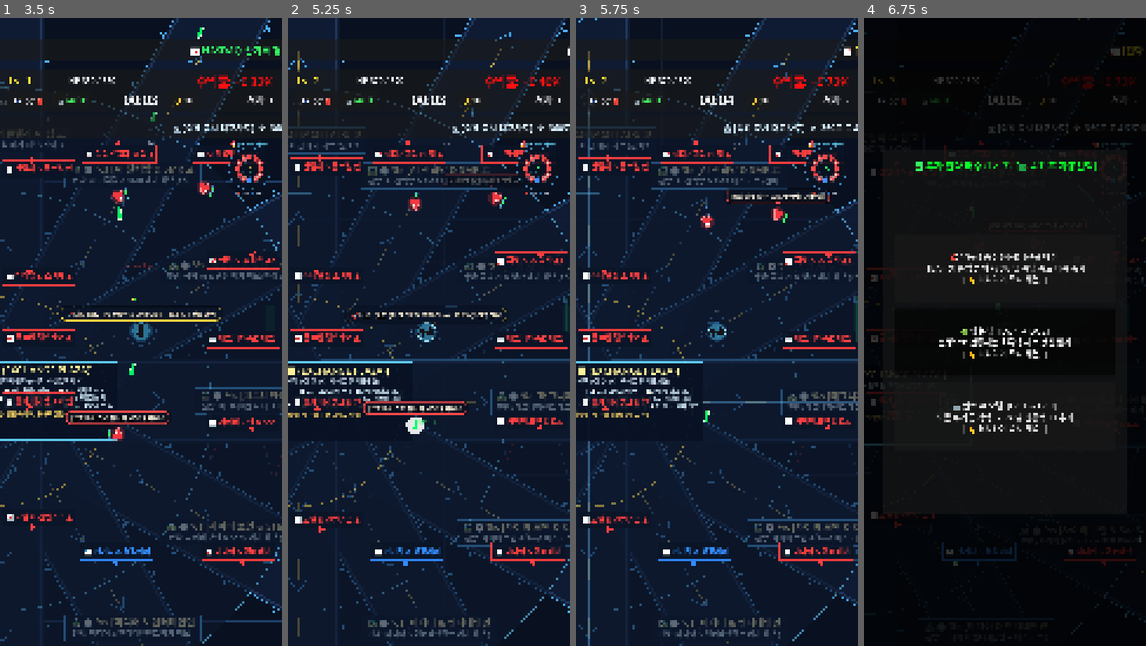
Above: before the commit, frames 1-4 (left to right).
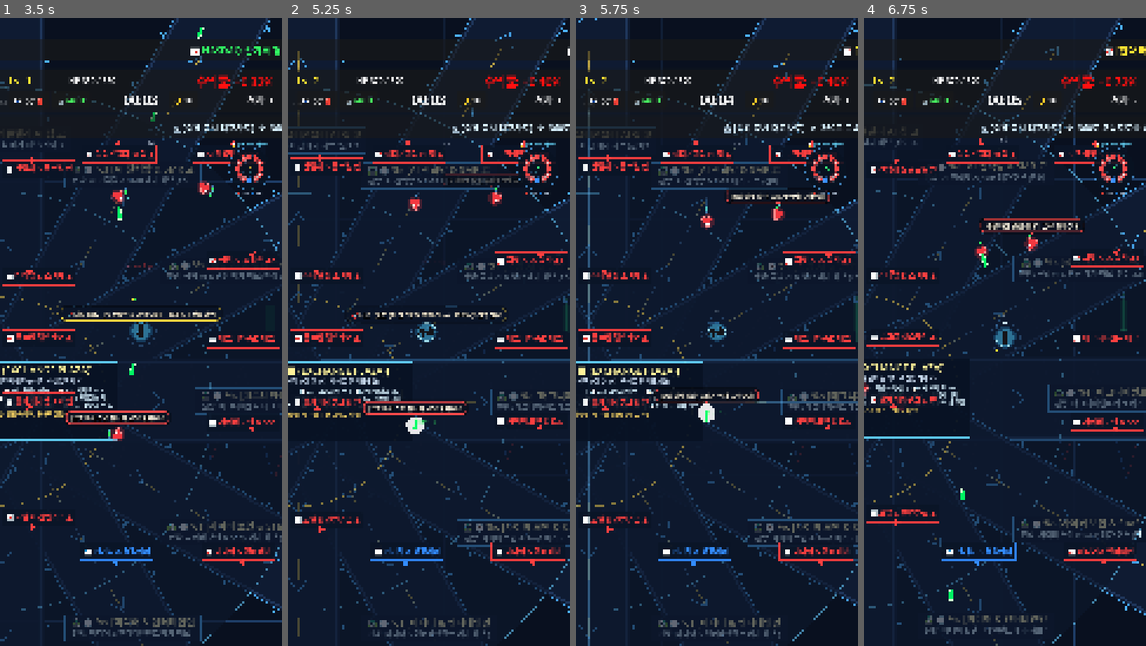
Above: after the commit, the same moments.

Repository: gamcatch/stock-rpg
Game: Godot game, scene res://scenes/main.tscn
Same seed, same stepped clock (60 frames per second), same inputs: the game is played once before the commit and once after it.
Inputs (mouse positions are in pixels of both pictures, inside the frame that each line leads up to):
- Up to frame 1 (3.5 s): move the mouse to (203, 300) at 0.52 s; hold D (move_right) 0.53-1.25 s; click (203, 300) at 0.67 s; drag from (84, 363) to (149, 332) at 1.27 s; move the mouse to (169, 193) at 2.02 s; hold D (move_right) 2.03-2.75 s; drag from (126, 457) to (135, 244) at 2.77 s
- Up to frame 2 (5.25 s): move the mouse to (513, 426) at 3.52 s; hold A (move_left) 3.53-4.25 s; click "🤖 퀀트 AI 모델 [신규 매수] 모든 무기 공격력 …" at 4.25 s; click "🧲 유동성 흡수 (자석) [신규 매수] 배당금 젬 흡…" at 5 s
- Up to frame 3 (5.75 s): no input
- Up to frame 4 (6.75 s): drag from (920, 237) to (1064, 212) at 5.77 s; move the mouse to (1019, 332) at 6.52 s; hold S (move_down) from 6.53 s (still down); click (1019, 332) at 6.67 s

Frame 1 is identical in both runs. In frame 2, less than 0.1% of the frame differs, in the area x 45-78%, y 26-31%; in frame 3, 0.6%; in frame 4, 70%, in the area x 0-100%, y 0-100%.

Commit message:
feat: 개미(플레이어) 레벨 및 게임 시간에 따른 적 능력치(HP, 공격력, 경험치) 동적 스케일링 구현

Diff:
--- a/scenes/enemy.gd
+++ b/scenes/enemy.gd
@@ -53,104 +53,129 @@
 	player = get_tree().get_first_node_in_group("player")
 	_setup_stats()
 	_setup_speech_bubble()
+	if not Global.level_up.is_connected(_on_player_level_up):
+		Global.level_up.connect(_on_player_level_up)
 	# 스폰 직후 유저와 마주쳤을 때 0.4~1.5초 내에 첫 대사를 바로 발동하도록 단축
 	bubble_check_timer = randf_range(0.4, 1.5)
 
 func _exit_tree():
+	if Global.level_up.is_connected(_on_player_level_up):
+		Global.level_up.disconnect(_on_player_level_up)
 	if is_instance_valid(speech_bubble):
 		speech_bubble.queue_free()
+
+func _on_player_level_up(_new_level: int):
+	if is_dead:
+		return
+	# 🐜 개미(플레이어) 레벨업 시 이미 필드에 소환되어 있는 적들도 즉시 강화 (+18% HP, +8% 데미지)
+	var hp_boost = 1.18
+	max_hp *= hp_boost
+	hp *= hp_boost
+	contact_damage *= 1.08
+	queue_redraw()
 
 func _setup_stats():
 	var col_shape = $CollisionShape2D if has_node("CollisionShape2D") else null
 	var hurt_shape = $HurtArea/CollisionShape2D if has_node("HurtArea/CollisionShape2D") else null
 	var r = 24.0
 
-	# 시간 경과에 따른 점진적 체력 보정 (게임 시간 1분당 +15% 체력 증가)
-	var time_hp_scale = 1.0 + (Global.game_time / 60.0) * 0.15
+	# 🐜 개미(플레이어) 레벨 및 게임 시간에 따른 복합 능력치 스케일링
+	var player_lvl = max(1, Global.player_level)
+	var level_hp_scale = 1.0 + (player_lvl - 1) * 0.18 # 개미 1레벨당 +18% 체력 증가
+	var time_hp_scale = 1.0 + (Global.game_time / 60.0) * 0.15 # 게임 시간 1분당 +15% 체력 증가
+	var total_hp_scale = level_hp_scale * time_hp_scale
+
+	# 공격력 스케일링 (1레벨당 +8%, 1분당 +8%)
+	var level_dmg_scale = 1.0 + (player_lvl - 1) * 0.08
+	var time_dmg_scale = 1.0 + (Global.game_time / 60.0) * 0.08
+	var total_dmg_scale = level_dmg_scale * time_dmg_scale
+
+	# 경험치 보상 스케일링 (강해진 적 처치 시 보상 강화)
+	var exp_scale = 1.0 + (player_lvl - 1) * 0.07
 
 	if archetype != CharacterArchetype.DEFAULT:
 		match archetype:
 			CharacterArchetype.CHIP_GOLEM:
-				max_hp = 140.0 * time_hp_scale # 기존 35 -> 140 (4배)
+				max_hp = 140.0 * total_hp_scale
 				move_speed = 120.0
-				contact_damage = 7.0
-				exp_reward = 16
+				contact_damage = 7.0 * total_dmg_scale
+				exp_reward = int(round(16 * exp_scale))
 				r = 26.0
 			CharacterArchetype.BATTERY_MECHA:
-				max_hp = 130.0 * time_hp_scale # 기존 30 -> 130 (4.3배)
+				max_hp = 130.0 * total_hp_scale
 				move_speed = 140.0
-				contact_damage = 7.0
-				exp_reward = 16
+				contact_damage = 7.0 * total_dmg_scale
+				exp_reward = int(round(16 * exp_scale))
 				r = 26.0
 			CharacterArchetype.BIO_CHIMERA:
-				max_hp = 170.0 * time_hp_scale # 기존 42 -> 170 (4배)
+				max_hp = 170.0 * total_hp_scale
 				move_speed = 110.0
-				contact_damage = 6.0
-				exp_reward = 18
+				contact_damage = 6.0 * total_dmg_scale
+				exp_reward = int(round(18 * exp_scale))
 				r = 28.0
 			CharacterArchetype.AI_ANDROID:
-				max_hp = 150.0 * time_hp_scale # 기존 36 -> 150 (4.1배)
+				max_hp = 150.0 * total_hp_scale
 				move_speed = 125.0
-				contact_damage = 7.0
-				exp_reward = 16
+				contact_damage = 7.0 * total_dmg_scale
+				exp_reward = int(round(16 * exp_scale))
 				r = 26.0
 			CharacterArchetype.REACTOR_TITAN:
-				max_hp = 220.0 * time_hp_scale # 기존 55 -> 220 (4배)
+				max_hp = 220.0 * total_hp_scale
 				move_speed = 95.0
-				contact_damage = 10.0
-				exp_reward = 22
+				contact_damage = 10.0 * total_dmg_scale
+				exp_reward = int(round(22 * exp_scale))
 				r = 30.0
 			CharacterArchetype.DREADNOUGHT:
-				max_hp = 260.0 * time_hp_scale # 기존 65 -> 260 (4배)
+				max_hp = 260.0 * total_hp_scale
 				move_speed = 90.0
-				contact_damage = 11.0
-				exp_reward = 24
+				contact_damage = 11.0 * total_dmg_scale
+				exp_reward = int(round(24 * exp_scale))
 				r = 32.0
 			CharacterArchetype.GOLD_VAULT:
-				max_hp = 190.0 * time_hp_scale # 기존 48 -> 190 (4배)
+				max_hp = 190.0 * total_hp_scale
 				move_speed = 105.0
-				contact_damage = 8.0
-				exp_reward = 28
+				contact_damage = 8.0 * total_dmg_scale
+				exp_reward = int(round(28 * exp_scale))
 				r = 28.0
 			CharacterArchetype.DEFENSE_MECHA:
-				max_hp = 160.0 * time_hp_scale # 기존 40 -> 160 (4배)
+				max_hp = 160.0 * total_hp_scale
 				move_speed = 130.0
-				contact_damage = 8.0
-				exp_reward = 18
+				contact_damage = 8.0 * total_dmg_scale
+				exp_reward = int(round(18 * exp_scale))
 				r = 28.0
 		hp = max_hp
 	else:
 		match type:
 			EnemyType.PANIC_SELL:
-				max_hp = 90.0 * time_hp_scale # 기존 20 -> 90 (4.5배)
+				max_hp = 90.0 * total_hp_scale
 				move_speed = 135.0
-				contact_damage = 6.0
-				exp_reward = 8
+				contact_damage = 6.0 * total_dmg_scale
+				exp_reward = int(round(8 * exp_scale))
 				r = 24.0
 			EnemyType.FAKE_NEWS:
-				max_hp = 180.0 * time_hp_scale # 기존 45 -> 180 (4배)
+				max_hp = 180.0 * total_hp_scale
 				move_speed = 110.0
-				contact_damage = 9.0
-				exp_reward = 18
+				contact_damage = 9.0 * total_dmg_scale
+				exp_reward = int(round(18 * exp_scale))
 				r = 28.0
 			EnemyType.RED_CANDLE:
-				max_hp = 350.0 * time_hp_scale # 기존 85 -> 350 (4.1배)
+				max_hp = 350.0 * total_hp_scale
 				move_speed = 85.0
-				contact_damage = 14.0
-				exp_reward = 36
+				contact_damage = 14.0 * total_dmg_scale
+				exp_reward = int(round(36 * exp_scale))
 				r = 34.0
 			EnemyType.BEAR_BOSS:
-				max_hp = 3500.0 * time_hp_scale # 3500
+				max_hp = 4500.0 * total_hp_scale
 				move_speed = 95.0
-				contact_damage = 22.0
-				exp_reward = 160
+				contact_damage = 25.0 * total_dmg_scale
+				exp_reward = int(round(200 * exp_scale))
 				is_boss = true
 				r = 60.0
 			EnemyType.TRUMP_BOSS:
-				max_hp = 11000.0 * time_hp_scale # 11000
+				max_hp = 14000.0 * total_hp_scale
 				move_speed = 80.0
-				contact_damage = 32.0
-				exp_reward = 1000
+				contact_damage = 38.0 * total_dmg_scale
+				exp_reward = int(round(1200 * exp_scale))
 				is_boss = true
 				r = 80.0
 		hp = max_hp
--- a/scenes/main.gd
+++ b/scenes/main.gd
@@ -573,17 +573,17 @@
 	match sec_key:
 		"semiconductor", "ai_chips":
 			return Enemy.CharacterArchetype.CHIP_GOLEM
-		"battery", "ev_auto":
+		"battery", "ev_auto", "automotive":
 			return Enemy.CharacterArchetype.BATTERY_MECHA
 		"bio", "pharma":
 			return Enemy.CharacterArchetype.BIO_CHIMERA
-		"robot_ai", "big_tech":
+		"robot_ai", "big_tech", "gaming_platform", "cyber_saas":
 			return Enemy.CharacterArchetype.AI_ANDROID
-		"power_grid", "ai_power":
+		"power_grid", "ai_power", "traditional_energy":
 			return Enemy.CharacterArchetype.REACTOR_TITAN
-		"shipbuilding":
+		"shipbuilding", "industrial_infra":
 			return Enemy.CharacterArchetype.DREADNOUGHT
-		"finance", "wall_street":
+		"finance", "wall_street", "entertainment", "media_entertain", "food_consumer", "retail":
 			return Enemy.CharacterArchetype.GOLD_VAULT
 		"defense", "defense_tech":
 			return Enemy.CharacterArchetype.DEFENSE_MECHA
